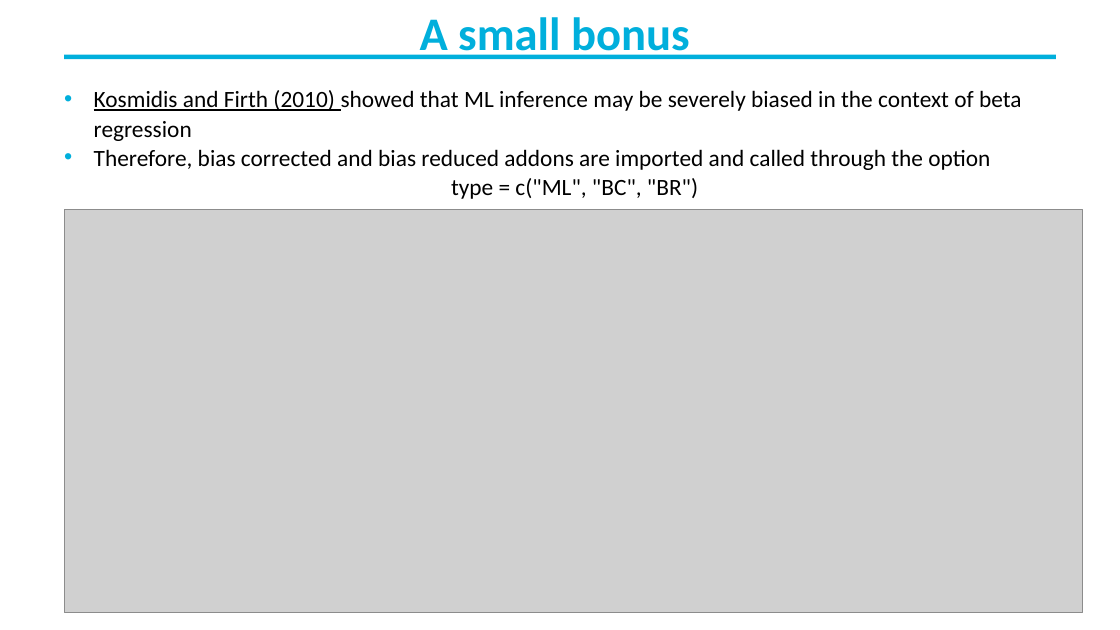
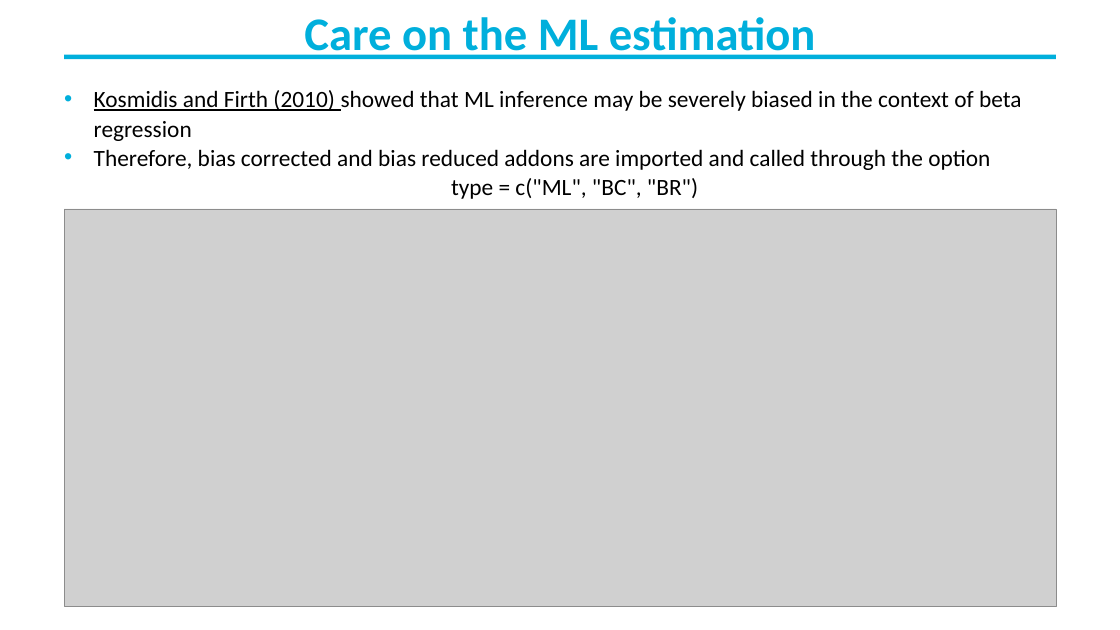
Before and after one commit to MichaelBelias/My-Complete-Book-In-R, a slide deck: slide 14 of Beta Regression/Beta-regression.pptx. Drawn at 1120x630 pixels with LibreOffice and Linux fonts; fonts in the diff are those of the drawing; grey boxes stand for pictures; background and template pictures are left out. Boxes give left, top, right and bottom in pixels: in the first picture for what was removed or moved away, otherwise in the second. Text is boxed around its words. In the diff, an @@ line names an element or a change of style, - is before the commit and + after.

```diff
--- a/Beta Regression/Beta-regression.pptx
+++ b/Beta Regression/Beta-regression.pptx
@@ title at [304, 17, 816, 59]: text changed @@
-A small bonus
+Care on the ML estimation
@@ picture: place and size @@
-picture at [64, 209, 1083, 613]
+picture at [64, 209, 1056, 607]
```
Also in this commit, not shown: 2 other slides changed, 2 slides added, 2 other files.
